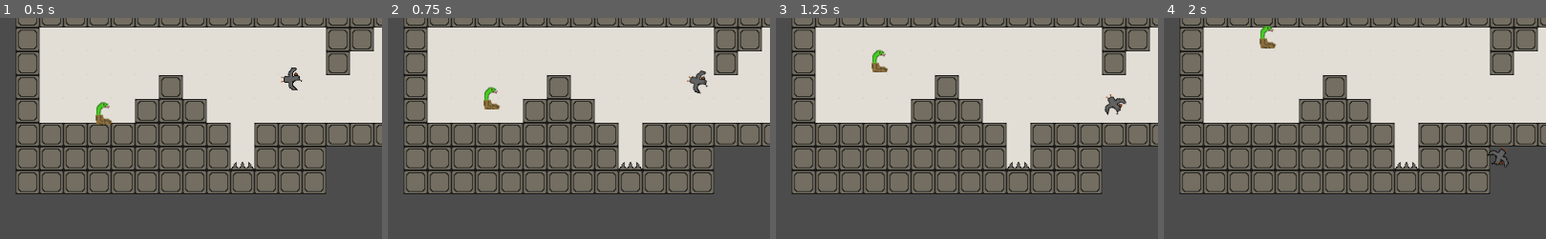
Above: before the commit, frames 1-4 (left to right).
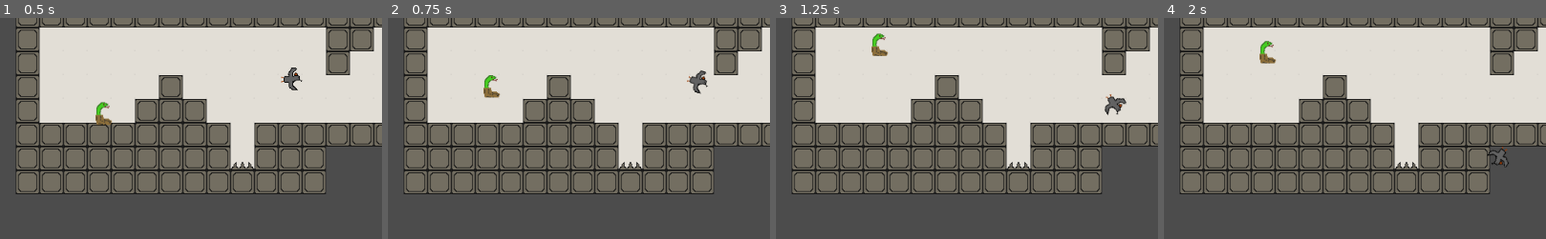
Above: after the commit, the same moments.

Repository: isaaclittler/Snake-In-Boot
Game: Godot game, scene res://level1.tscn
Same seed, same stepped clock (60 frames per second), same inputs: the game is played once before the commit and once after it.
Inputs:
- Up to frame 1 (0.5 s): no input
- Up to frame 2 (0.75 s): hold Right (bird_move_right) from 0.53 s (still down); hold W (ui_up) from 0.53 s (still down)
- Up to frame 3 (1.25 s): keep holding Right (bird_move_right); keep holding W (ui_up)
- Up to frame 4 (2 s): keep holding Right (bird_move_right); release W (ui_up) at 1.28 s; tap W (ui_up) at 1.35, 1.52, 1.82 s
The pictures show only the part of the screen within x 36-86%, y 31-81%; the shares and areas given below are measured in that part.

Frame 1 is identical in both runs. In frame 2, 0.4% of the frame differs, in the area x 25-30%, y 25-42%; in frame 3, 0.5%; in frame 4, 0.5%, in the area x 25-30%, y 3-21%.

Commit message:
Snake jump reset added

Diff:
--- a/Snake1.gd
+++ b/Snake1.gd
@@ -2,7 +2,7 @@
 
 const GRAVITY = 200.0
 const BASE_SPEED = 200
-const JUMP_SPEED = 100
+const JUMP_SPEED = 200
 
 var velocity = Vector2()
 
@@ -12,8 +12,13 @@
 		velocity.x = -BASE_SPEED
 	elif Input.is_action_pressed("ui_right"):
 		velocity.x =  BASE_SPEED
-	elif Input.is_action_pressed("ui_up"):
-		velocity.y = -JUMP_SPEED
 	else:
 		velocity.x = 0
+
+	if (is_on_ceiling()):
+		velocity.y += JUMP_SPEED / 2
+
+	if Input.is_action_just_pressed("ui_up") && is_on_floor():
+		velocity.y = -JUMP_SPEED
+
 	move_and_slide(velocity, Vector2(0, -1))
Not shown, changed: Assets/bird1.png.import
Not shown, changed: Assets/snake1.png.import
Not shown, changed: Assets/tileSet1.png.import
